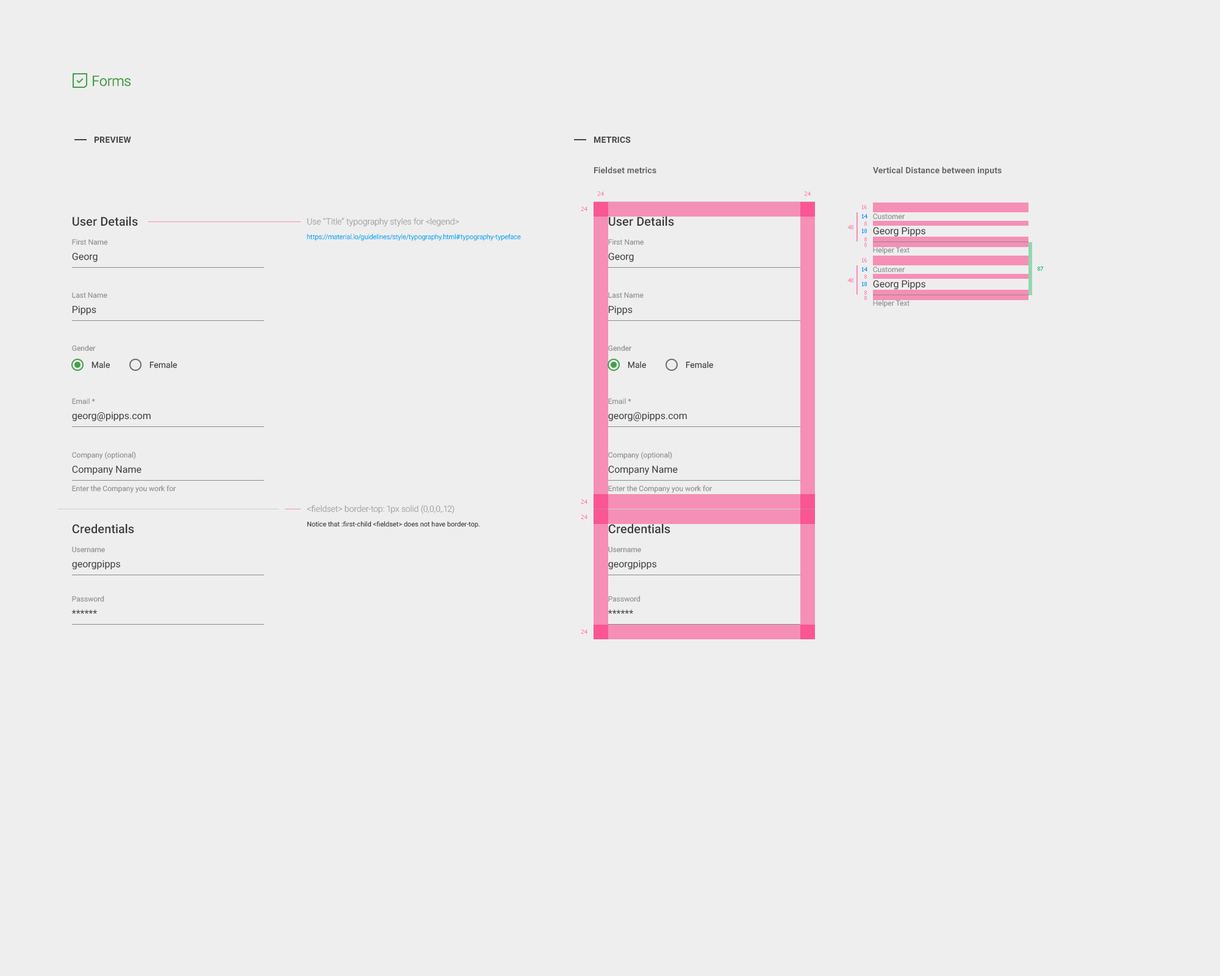
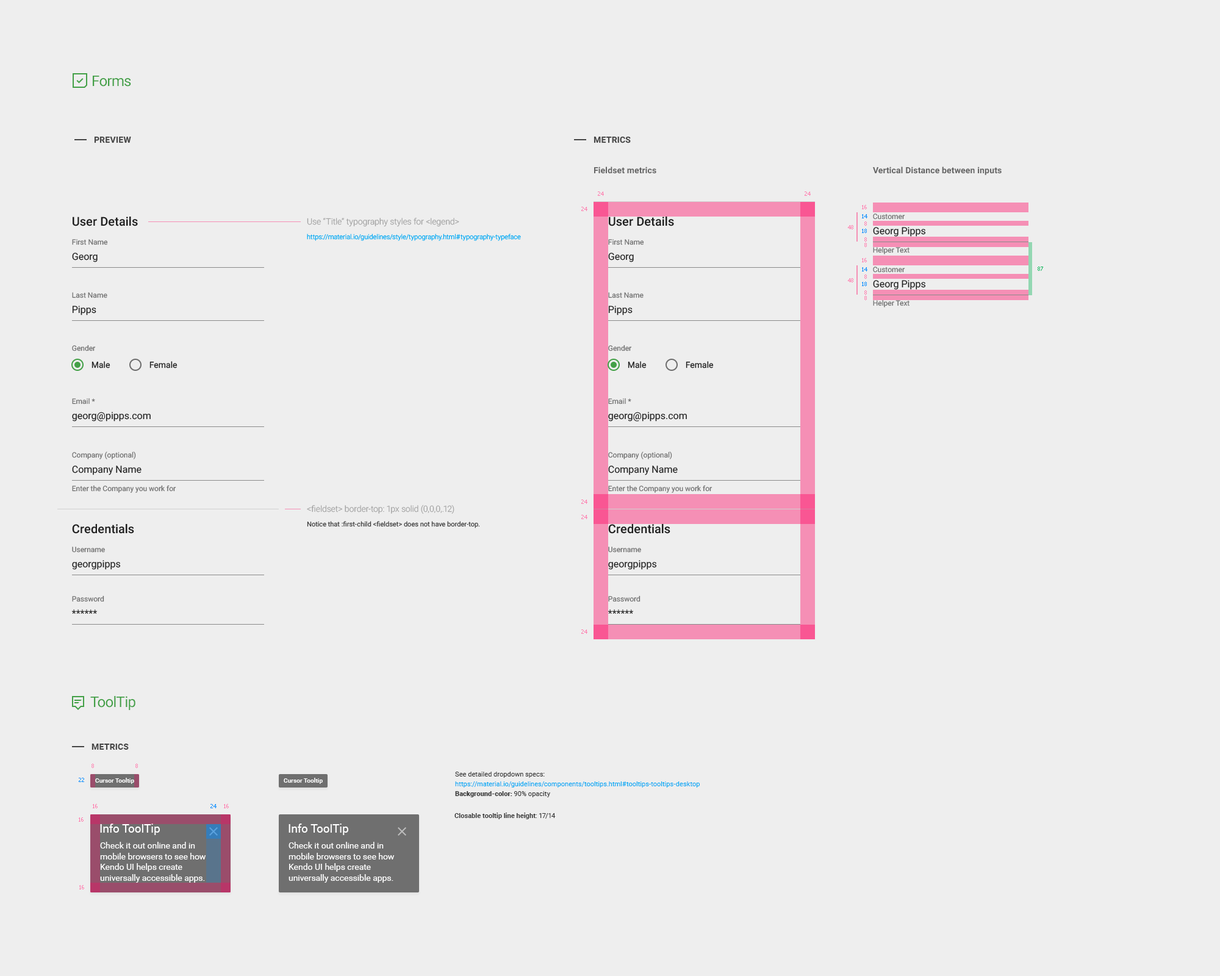
Layer changes from the first 1220px x 976px image to the second:
added group "ToolTip" (1st of 2) with 40 layers above "Background" over [71, 696, 700, 893]
added group "ToolTip Title" with 2 layers in group "ToolTip" over [71, 696, 136, 711]
added group "metrics" (4th of 4, in "ToolTip") with 18 layers in group "ToolTip" over [71, 743, 231, 893]
added layer "Layer 11" (2nd of 2, in "ToolTip" › "metrics") (20%) in group "metrics" over [206, 824, 221, 883]
added layer "Layer 10" (30%) in group "metrics" over [90, 882, 231, 893]
added layer "Layer 9" (30%) in group "metrics" over [90, 814, 231, 825]
added layer "Layer 8" (30%) in group "metrics" over [220, 814, 231, 893]
added layer "Layer 7" (30%) in group "metrics" over [90, 814, 101, 893]
added layer "See detailed dropdown specs: https://material.io/guidelines/com" in group "ToolTip" over [455, 771, 700, 798]
added layer "Closable tooltip line height: 17/14" in group "ToolTip" over [454, 812, 556, 820]
added group "Info ToolTip" (1st of 4, in "ToolTip") with 4 layers in group "ToolTip" over [278, 814, 420, 893]
added layer "Check it out online and in mobile browsers to see how Kendo U" (1st of 2, in "ToolTip" › "Info ToolTip") in group "Info ToolTip" over [288, 842, 395, 883]
added layer "Info ToolTip" (2nd of 4, in "ToolTip" › "Info ToolTip") in group "Info ToolTip" over [288, 823, 349, 836]
added layer "tooltip" (1st of 4, in "ToolTip" › "Info ToolTip") (90%) in group "Info ToolTip" over [278, 814, 420, 893]
added group "Info ToolTip" (3rd of 4, in "ToolTip") with 4 layers in group "ToolTip" over [90, 814, 231, 893]
added layer "Check it out online and in mobile browsers to see how Kendo U" (2nd of 2, in "ToolTip" › "Info ToolTip") in group "Info ToolTip" over [100, 842, 207, 883]
added layer "tooltip" (3rd of 4, in "ToolTip" › "Info ToolTip") (90%) in group "Info ToolTip" over [90, 814, 231, 893]
…and 25 more changes (24 added, 1 painted)
